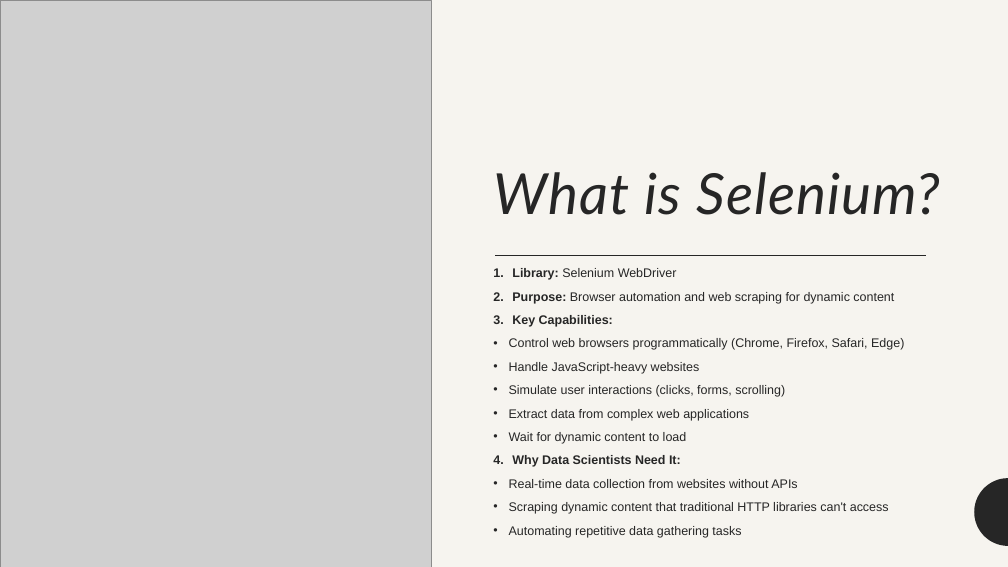
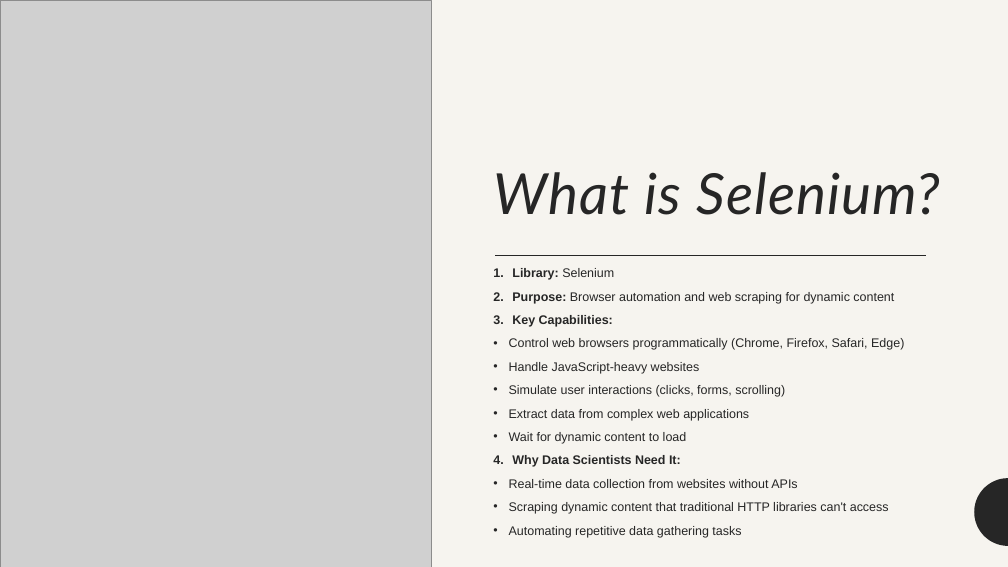
Before and after one commit to MinhPhanBabsonMSBA/OIM7502_MidTerm, a slide deck: slide 3 of OIM 7502 Midterm Deck.pptx. Drawn at 1008x567 pixels with LibreOffice and Linux fonts; fonts in the diff are those of the drawing; grey boxes stand for pictures. Boxes give left, top, right and bottom in pixels: in the first picture for what was removed or moved away, otherwise in the second. Text is boxed around its words. In the diff, an @@ line names an element or a change of style, - is before the commit and + after.

```diff
--- a/OIM 7502 Midterm Deck.pptx
+++ b/OIM 7502 Midterm Deck.pptx
@@ text at (512, 268, 614, 280): text changed; bold on @@
-1. Library: Selenium WebDriver
+1. Library: Selenium
```
Also in this commit, not shown: 2 other slides changed, 1 slide added.
